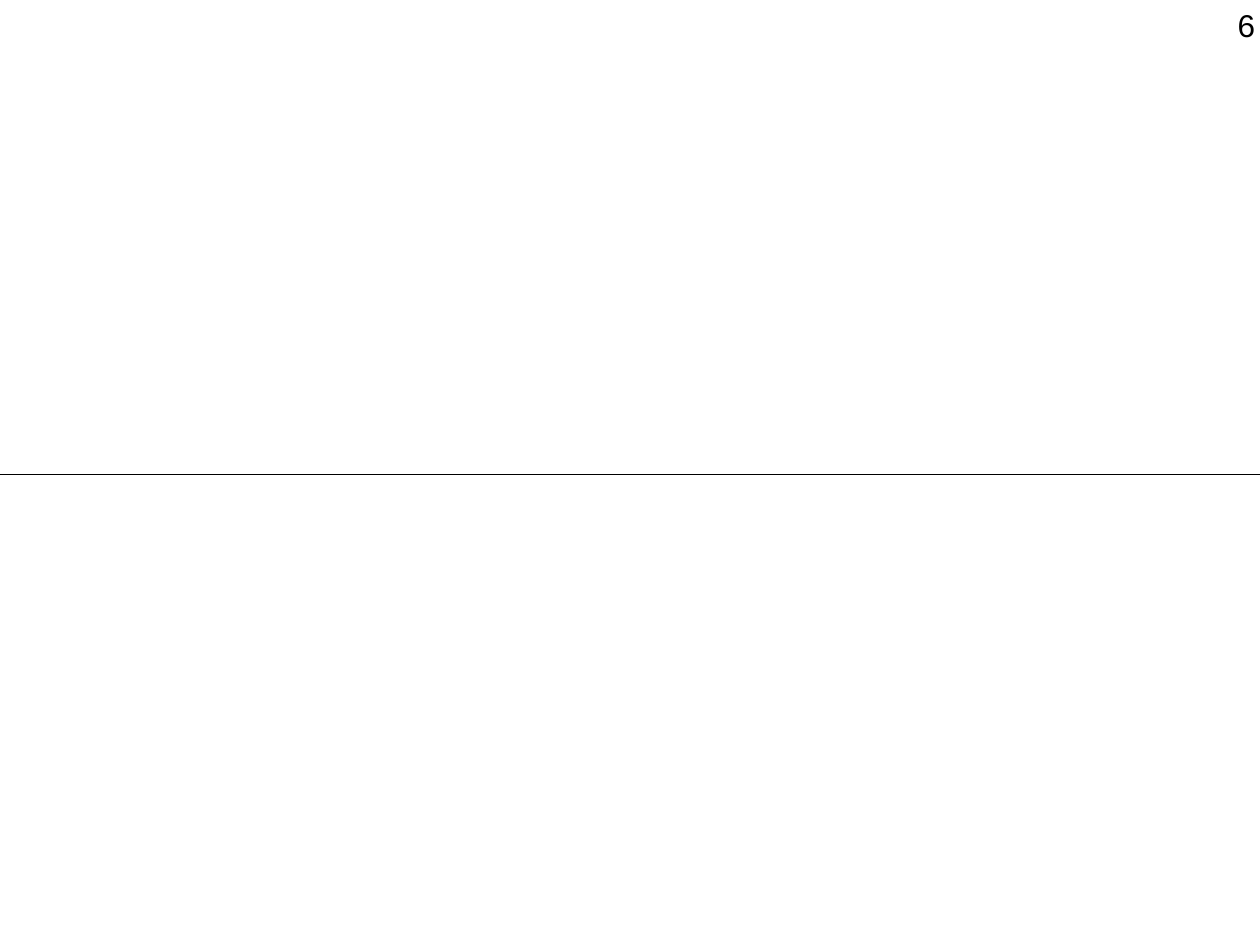
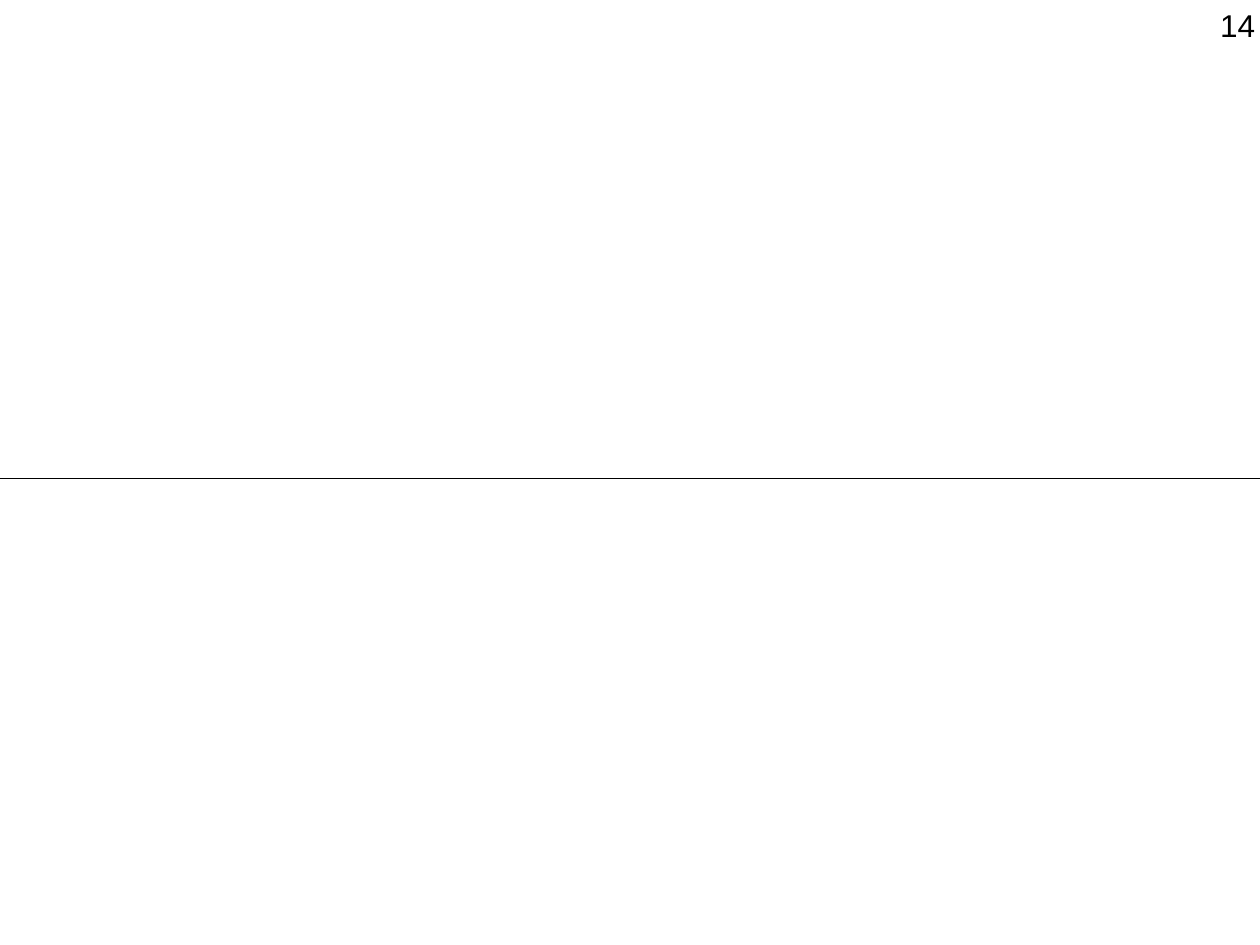
Before and after one commit to Jenyay/modelling, a slide deck: slide 14 of python language/presentations/15. Numpy.odp (slide 6 before the commit). Drawn at 1260x945 pixels with LibreOffice and Linux fonts; fonts in the diff are those of the drawing. Boxes give left, top, right and bottom in pixels: in the first picture for what was removed or moved away, otherwise in the second. Text is boxed around its words. In the diff, an @@ line names an element or a change of style, - is before the commit and + after.

```diff
--- a/python language/presentations/15. Numpy.odp
+++ b/python language/presentations/15. Numpy.odp
@@ page number at bbox=[1220, 15, 1255, 37]: text changed @@
-6
+14
@@ line moved from (0, 474) - (1260, 474) to (0, 479) - (1260, 479) @@
```
Also in this commit, not shown: 7 slides added, 1 slide removed, 1 other file.
